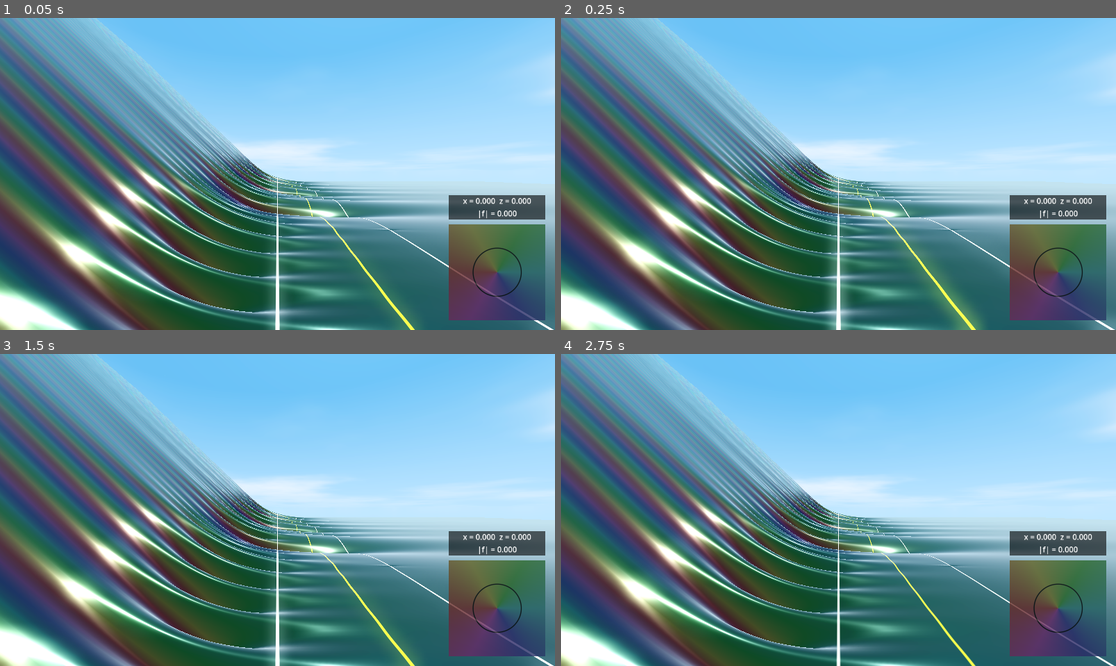
Above: before the commit, frames 1-4 (two rows, left to right).
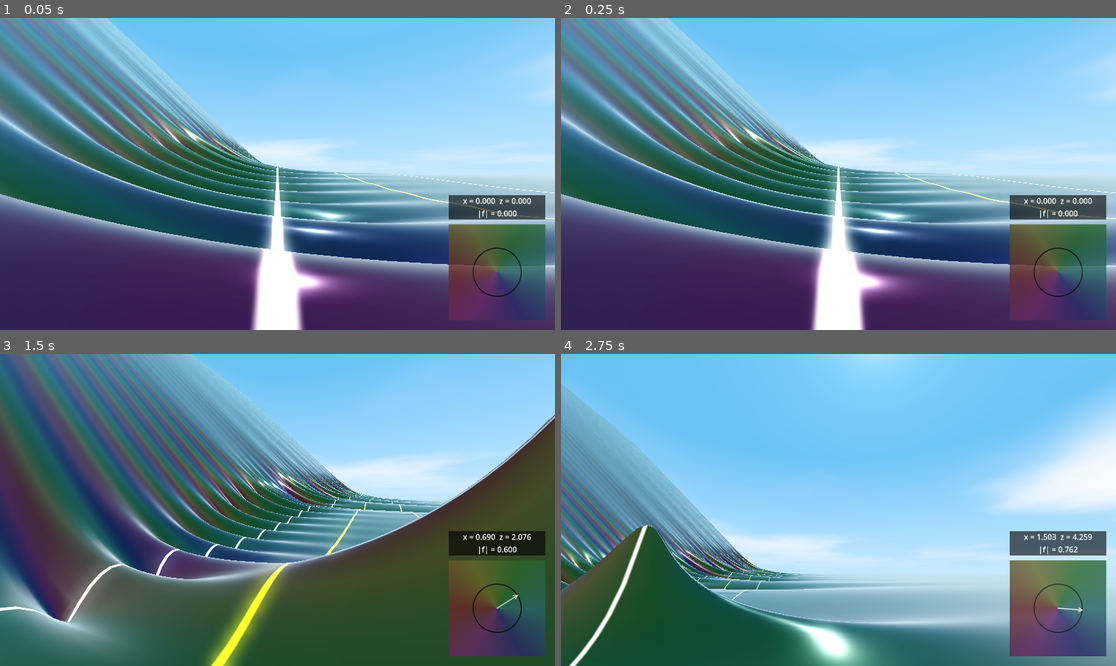
Above: after the commit, the same moments.

Repository: allanino/complex-functions-explorer
Game: Godot game, scene res://scenes/main.tscn
Two runs of this game, one before a commit and one after it. Both use one fixed random seed, a clock stepped at 60 frames per second and the inputs below.
Inputs (mouse positions are in pixels of both pictures, inside the frame that each line leads up to):
- Up to frame 1 (0.05 s): no input
- Up to frame 2 (0.25 s): no input
- Up to frame 3 (1.5 s): tap Enter at 0.5 s; move the mouse to (399, 494) at 0.52 s; hold D (move_right) 0.53-1.28 s; hold Shift 0.53-1.28 s; tap Space at 0.77 s; tap Ctrl at 0.8, 1.35 s; move the mouse to (166, 525) at 1.27 s; hold S (move_backward) from 1.28 s (still down)
- Up to frame 4 (2.75 s): tap Space at 1.52 s; tap Shift at 1.55 s; move the mouse to (894, 441) at 2.02 s; release S (move_backward) at 2.03 s; hold D (move_right) from 2.03 s (still down); hold Shift from 2.03 s (still down); tap Ctrl at 2.3 s

The runs differ from the first frame. In frame 1, 51% of the frame differs, in the area x 0-100%, y 0-100%; in frame 2, 51%; in frame 3, 72%; in frame 4, 72%.
Error before the commit: Parse Error: Identifier "KEY_LEFT_SHIFT" not declared in the current scope. (res://scripts/player_controller.gd:41)

Commit message:
Add player marker and refine movement controls
- Draw a small white glowing circle at the player's position on the terrain.
- Use `KEY_SHIFT` for 2x movement speed.
- Use `KEY_CTRL` for 0.25x movement speed.
- Update `world_manager.gd` to pass player position to the terrain shader.

Co-authored-by: allanino <5325241+allanino@users.noreply.github.com>

Diff:
--- a/scripts/player_controller.gd
+++ b/scripts/player_controller.gd
@@ -38,8 +38,10 @@
 
 func _physics_process(delta):
 	var current_speed = SPEED
-	if Input.is_key_pressed(KEY_LEFT_SHIFT) or Input.is_key_pressed(KEY_RIGHT_SHIFT):
+	if Input.is_key_pressed(KEY_SHIFT):
 		current_speed *= 2.0
+	elif Input.is_key_pressed(KEY_CTRL):
+		current_speed *= 0.25
 
 	if Input.is_key_pressed(KEY_SPACE):
 		height_offset += 10.0 * delta
--- a/scripts/world_manager.gd
+++ b/scripts/world_manager.gd
@@ -30,6 +30,11 @@
 	for chunk_coord in chunks_to_remove:
 		_unload_chunk(chunk_coord)
 
+	# Update player position uniform in all chunks
+	var p_pos = Vector2(player.global_position.x, player.global_position.z)
+	for chunk in chunks.values():
+		chunk.material_override.set_shader_parameter("player_pos", p_pos)
+
 func _load_chunk(coord: Vector2i):
 	var chunk = chunk_scene.instantiate()
 	chunk.global_position = Vector3(coord.x * chunk_size, 0, coord.y * chunk_size)
--- a/shaders/terrain.gdshader
+++ b/shaders/terrain.gdshader
@@ -4,6 +4,8 @@
 
 varying vec3 world_pos;
 varying vec3 normal;
+
+uniform vec2 player_pos;
 
 // Helper function to convert HSV to RGB
 vec3 hsv2rgb(vec3 c) {
@@ -66,6 +68,11 @@
     final_emission = mix(final_emission, white_line_color * 2.0 * glow, line_mask_0);
     final_emission = mix(final_emission, white_line_color * 2.0 * glow, line_mask_10);
 
+    // Player marker
+    float dist_to_player = length(world_pos.xz - player_pos);
+    float marker_mask = 1.0 - smoothstep(0.0, 0.15, dist_to_player);
+    final_emission = mix(final_emission, vec3(1.0, 1.0, 1.0) * 5.0, marker_mask);
+
     EMISSION = final_emission;
 	ROUGHNESS = 0.12;
 	METALLIC = 0.95;
